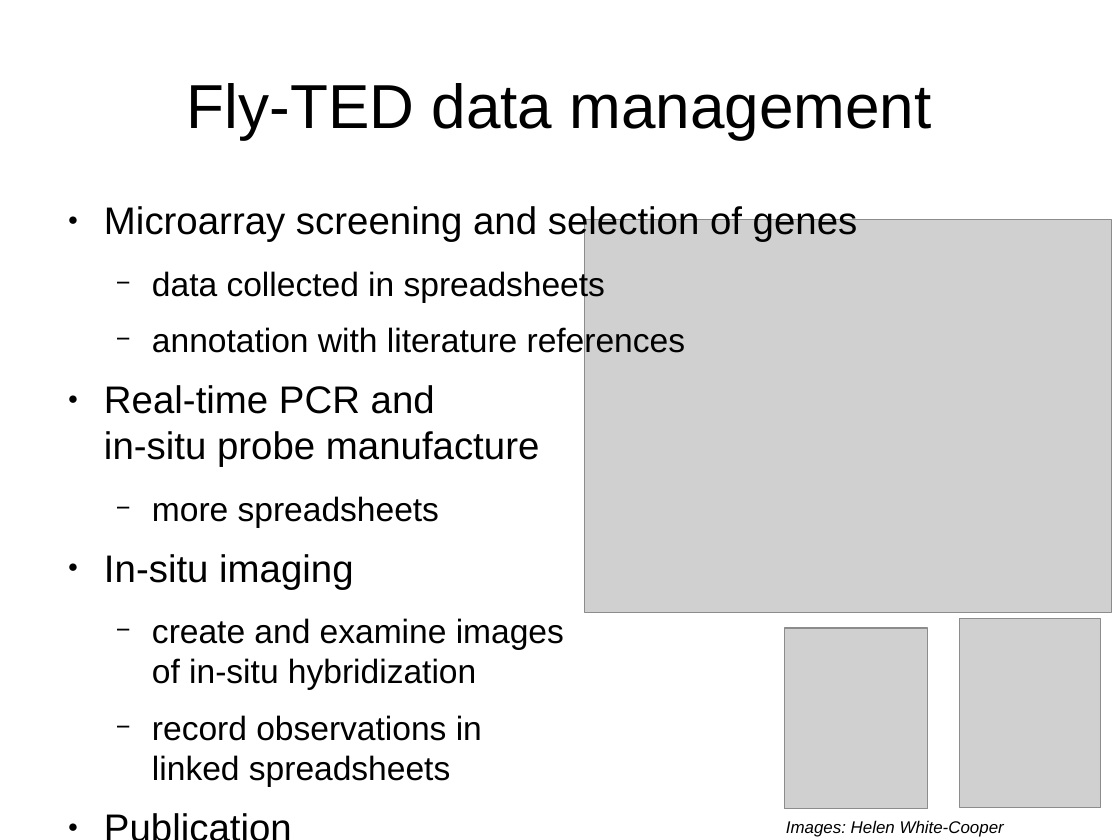
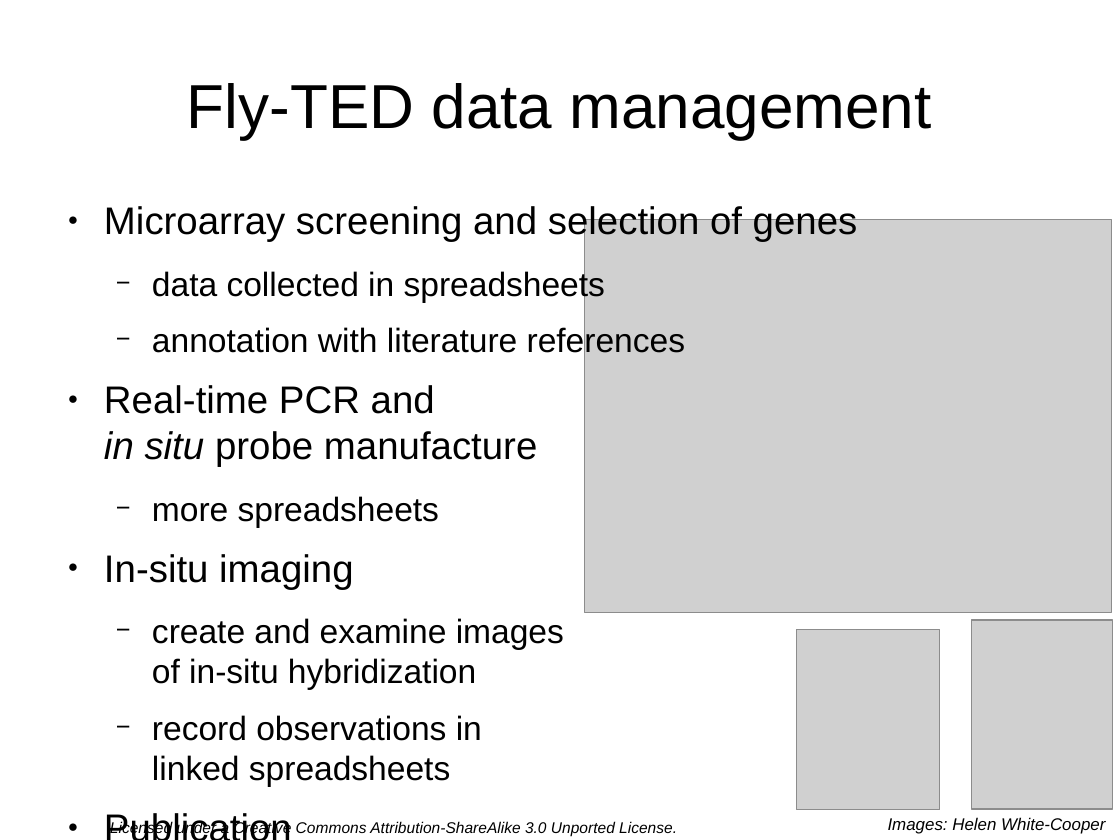
Before and after one commit to gklyne/annalist, a slide deck: slide 4 of presentations/annalist-pitch.odp. Drawn at 1120x840 pixels with LibreOffice and Linux fonts; fonts in the diff are those of the drawing; grey boxes stand for pictures; background and template pictures are left out. Boxes give left, top, right and bottom in pixels: in the first picture for what was removed or moved away, otherwise in the second. Text is boxed around its words. In the diff, an @@ line names an element or a change of style, - is before the commit and + after.

```diff
--- a/presentations/annalist-pitch.odp
+++ b/presentations/annalist-pitch.odp
@@ text at (104,385,537,467): text changed @@
-● Real-time PCR and
-  in-situ probe manufacture
+● Real-time PCR and
+  in situ probe manufacture
@@ picture: place and size @@
-picture at (785,628,929,809)
+picture at (797,629,941,810)
@@ picture: place and size @@
-picture at (960,619,1102,808)
+picture at (973,620,1114,809)
@@ text "Images: Helen White-Cooper" at (888,817,1105,834): alignment left to right @@
@@ text added at (110,820,677,836), 11 pt, text #000000, italic @@
+Licensed under a Creative Commons Attribution-ShareAlike 3.0 Unported License.
```
Also in this commit, not shown: 17 other slides changed, 1 slide added, 1 slide removed.
